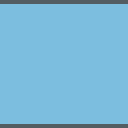
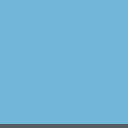
Two versions of the same layered image (128x128). Layer-by-layer changes:
painted on "windshield" over [0, 0, 128, 124]
showed "|" over [0, 0, 128, 124]
